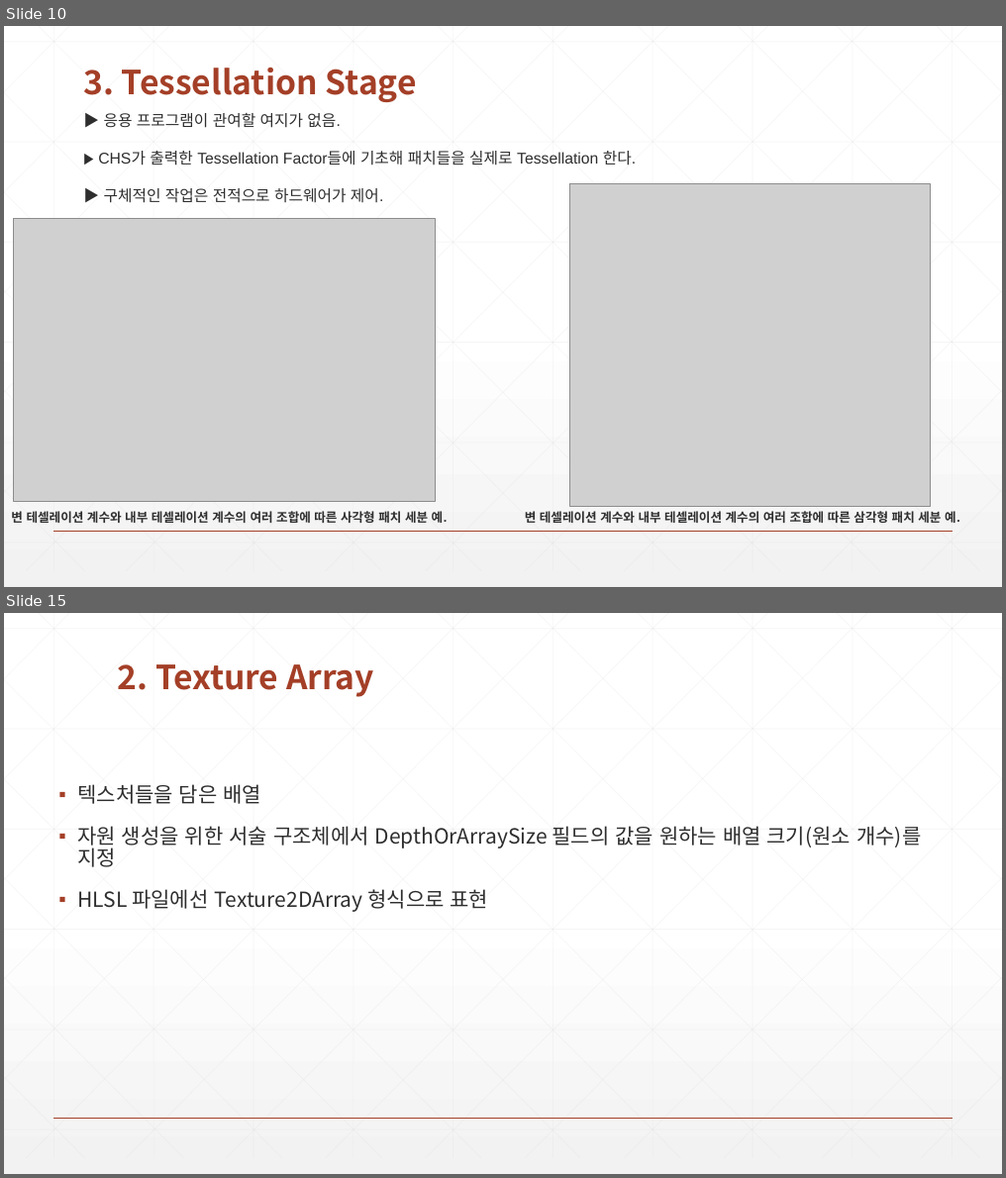
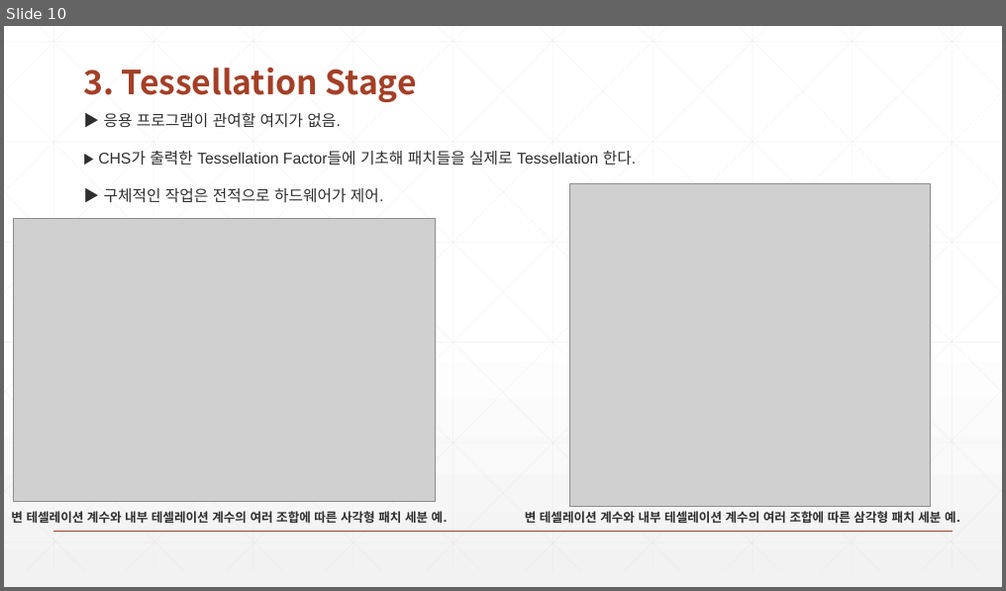
Before and after one commit to earthboom/CodingStudy, a slide deck: Common/Chapter14 Tessellation.pptx. Shown one above the other, each under a label of ours: slides 10 and 15 before the commit, slide 10 after it; the slides between them are not shown. The pictures are 1006x1178 and 1006x591 pixels, drawn with LibreOffice and Linux fonts; fonts in the diff are those of the drawing; grey boxes stand for pictures. Boxes give left, top, right and bottom in pixels: in the first picture for what was removed or moved away, otherwise in the second. Text is boxed around its words. In the diff, an @@ line names an element or a change of style, - is before the commit and + after.

```diff
--- a/Common/Chapter14 Tessellation.pptx
+++ b/Common/Chapter14 Tessellation.pptx
@@ slide 15 removed at (x1=4, y1=613, x2=1002, y2=1174), background gradient #FFFFFF to #F2F2F2; not listed: 47 template elements that a slide beside it also shows @@
@@ title removed at (x1=118, y1=664, x2=374, y2=697) @@
-2. Texture Array
@@ text removed at (x1=77, y1=784, x2=921, y2=912) @@
-▪ 텍스처들을 담은 배열
-▪ 자원 생성을 위한 서술 구조체에서 DepthOrArraySize 필드의 값을 원하는 배열 크기(원소 개수)를 지정
-▪ HLSL 파일에선 Texture2DArray 형식으로 표현
```
Also in this commit, not shown: 2 slides added, 16 other slides removed, 7 other files.
